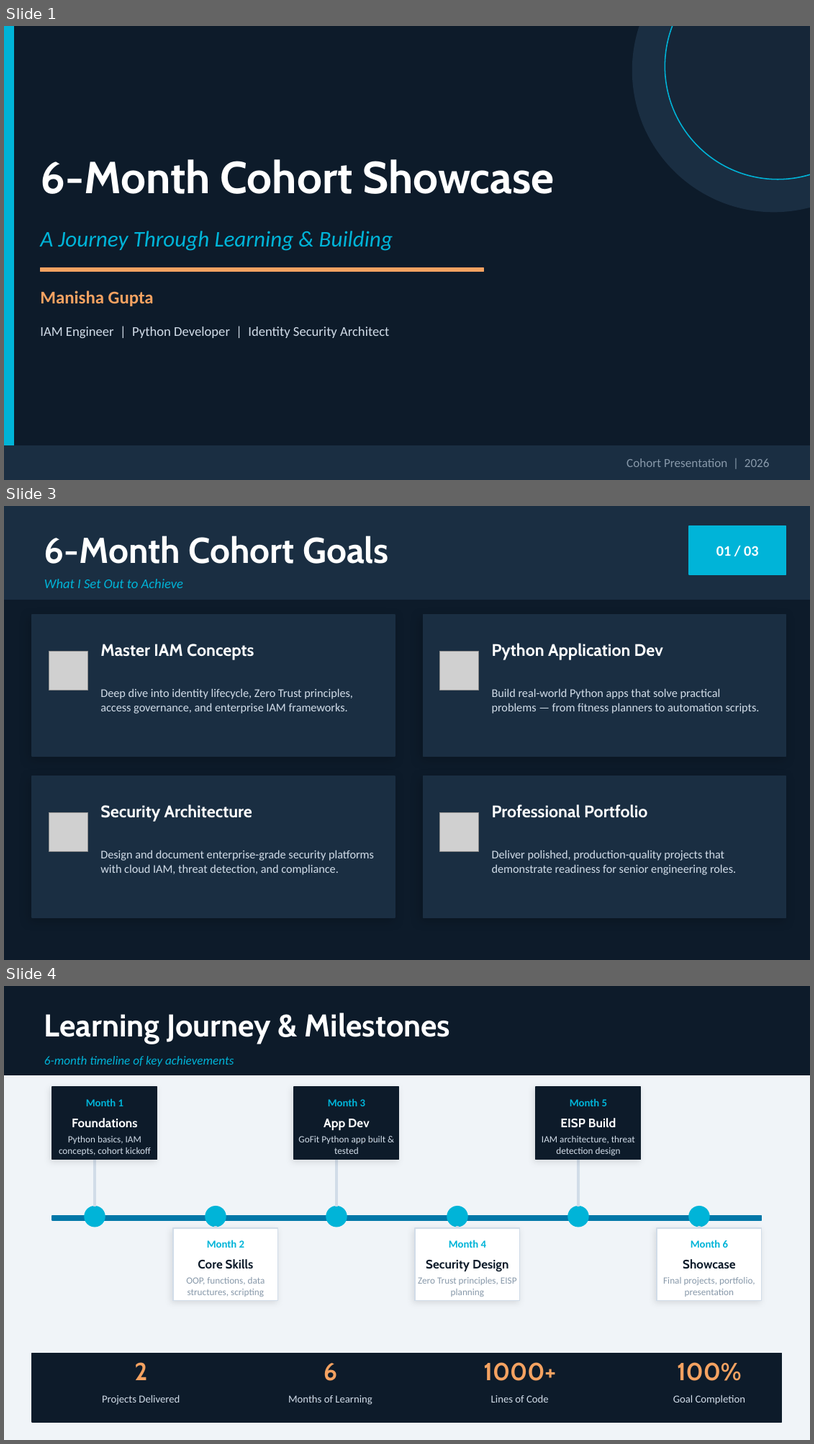
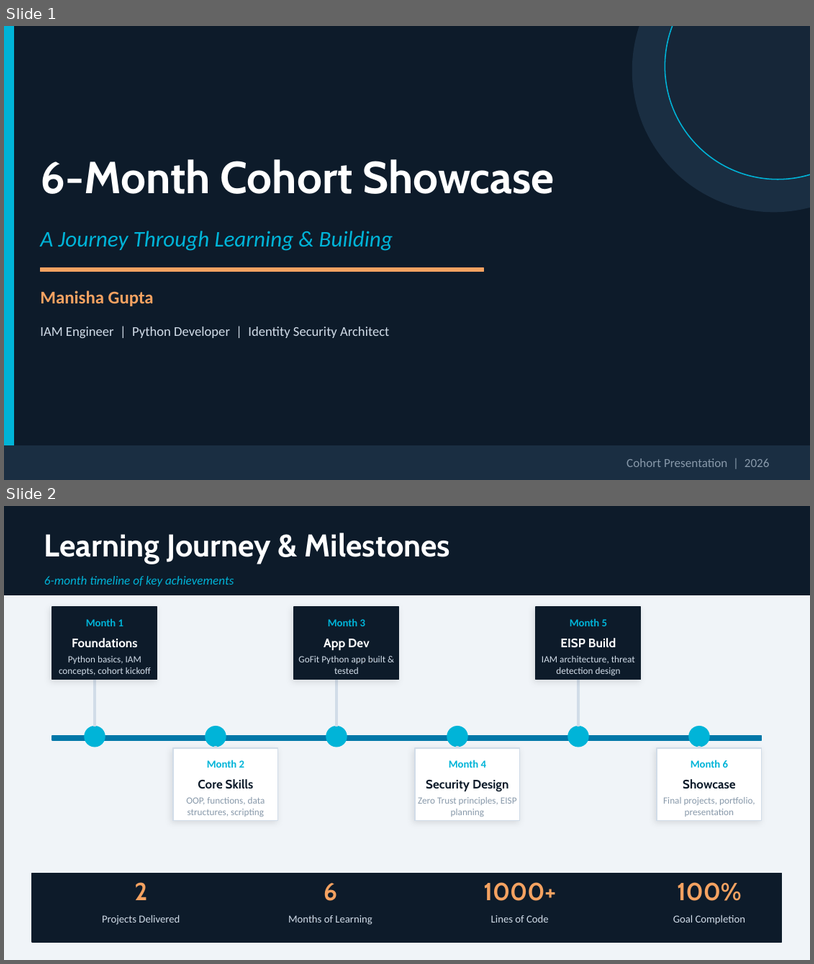
Before and after one commit to Manishagem/Manisha_6monthDAEprogram, a slide deck: semester2/Manisha_Cohort_Showcase.pptx. Shown one above the other, each under a label of ours: slides 1, 3 and 4 before the commit, slides 1 and 2 after it; the slides between them are not shown. The pictures are 814x1444 and 814x964 pixels, drawn with LibreOffice and Linux fonts; fonts in the diff are those of the drawing; grey boxes stand for pictures. Boxes give left, top, right and bottom in pixels: in the first picture for what was removed or moved away, otherwise in the second. Text is boxed around its words. In the diff, an @@ line names an element or a change of style, - is before the commit and + after.

```diff
--- a/semester2/Manisha_Cohort_Showcase.pptx
+++ b/semester2/Manisha_Cohort_Showcase.pptx
@@ slide 3 removed at [4, 506, 810, 960], background #0D1B2A @@
@@ rectangle removed at [4, 506, 810, 599] @@
@@ rectangle removed at [689, 526, 786, 574] @@
@@ text removed at [44, 536, 389, 564] @@
-6-Month Cohort Goals
@@ text removed at [717, 546, 759, 556] @@
-01 / 03
@@ text removed at [44, 579, 183, 588] @@
-What I Set Out to Achieve
@@ rectangle removed at [32, 615, 395, 756] @@
@@ rectangle removed at [423, 615, 786, 756] @@
@@ ellipse removed at [46, 649, 91, 693] @@
@@ picture removed at [49, 651, 88, 690] @@
@@ text removed at [100, 644, 254, 660] @@
-Master IAM Concepts
@@ ellipse removed at [438, 649, 482, 693] @@
@@ picture removed at [440, 651, 479, 690] @@
@@ text removed at [492, 643, 664, 660] @@
-Python Application Dev
@@ text removed at [100, 688, 353, 713] @@
-Deep dive into identity lifecycle, Zero Trust principles, access governance, and enterprise IAM frameworks.
@@ text removed at [492, 688, 760, 713] @@
-Build real-world Python apps that solve practical problems — from fitness planners to automation scripts.
@@ rectangle removed at [32, 776, 395, 917] @@
@@ rectangle removed at [423, 776, 786, 917] @@
@@ text removed at [100, 804, 252, 821] @@
-Security Architecture
@@ text removed at [492, 804, 648, 818] @@
-Professional Portfolio
@@ ellipse removed at [46, 810, 91, 854] @@
@@ picture removed at [49, 813, 88, 851] @@
@@ ellipse removed at [438, 810, 482, 854] @@
@@ picture removed at [440, 813, 479, 851] @@
@@ text removed at [100, 849, 374, 875] @@
-Design and document enterprise-grade security platforms with cloud IAM, threat detection, and compliance.
@@ text removed at [492, 849, 736, 875] @@
-Deliver polished, production-quality projects that demonstrate readiness for senior engineering roles.
@@ what was slide 4 is now slide 2 @@
```
Also in this commit, not shown: 2 slides changed, 1 other slide removed, 1 other file.
